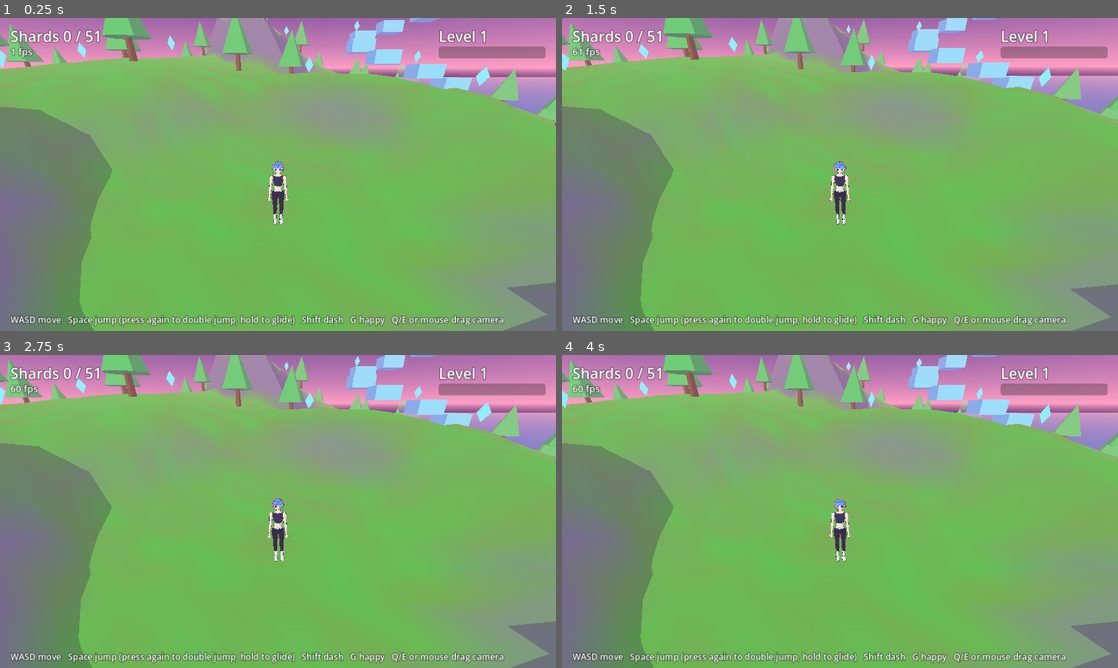
Above: before the commit, frames 1-4 (two rows, left to right).
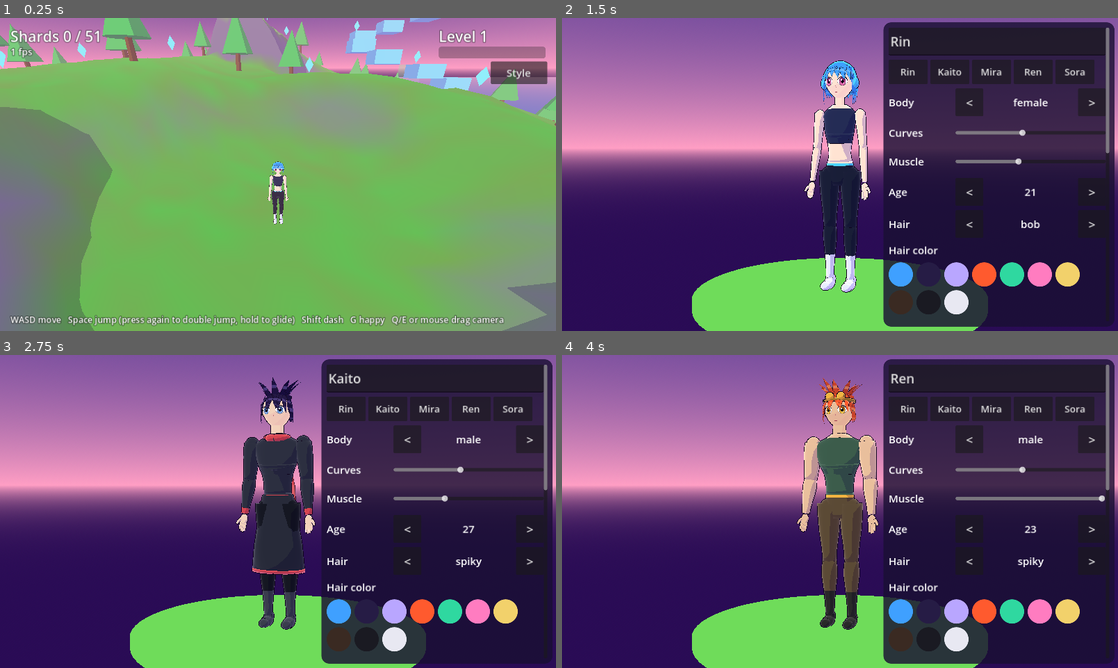
Above: after the commit, the same moments.

Repository: kutlusoy/game-quantumworld
Game: Godot game, scene res://scenes/world3d.tscn
Two runs of this game, one before a commit and one after it. Both use one fixed random seed, a clock stepped at 60 frames per second and the inputs below.
Inputs (mouse positions are in pixels of both pictures, inside the frame that each line leads up to):
- Up to frame 1 (0.25 s): no input
- Up to frame 2 (1.5 s): click (1079, 74) at 0.5 s, where only the run after the commit has a clickable "Style"; click (906, 71) at 1.25 s, where only the run after the commit has a clickable "Rin"
- Up to frame 3 (2.75 s): click (389, 408) at 2 s, where only the run after the commit has a clickable "Kaito"
- Up to frame 4 (4 s): click (990, 408) at 2.75 s, where only the run after the commit has a clickable "Mira"; click (1034, 408) at 3.5 s, where only the run after the commit has a clickable "Ren"

The runs differ from the first frame. In frame 1, 0.8% of the frame differs, in the area x 48-99%, y 13-49%; in frame 2, 100%, in the area x 0-100%, y 0-100%; in frame 3, 100%; in frame 4, 100%.

Commit message:
Load avatar from saved config, add Style button, update README

Diff:
--- a/scripts/world3d/game3d.gd
+++ b/scripts/world3d/game3d.gd
@@ -5,7 +5,7 @@
 const TerrainMesher = preload("res://scripts/world3d/terrain_mesher.gd")
 const TouchControls = preload("res://scripts/world3d/touch_controls.gd")
 const AnimeAvatar = preload("res://scripts/world3d/anime_avatar.gd")
-const AvatarPresets = preload("res://scripts/world3d/avatar_presets.gd")
+const AvatarConfig = preload("res://scripts/world3d/avatar_config.gd")
 const Challenge = preload("res://scripts/core3d/challenge.gd")
 const ChallengeTracker = preload("res://scripts/core3d/challenge_tracker.gd")
 const Progress = preload("res://scripts/core3d/progress.gd")
@@ -14,7 +14,6 @@
 const FP := 1024.0
 const WORLD_SEED := 20241111
 const MAX_LOG := 216000
-const AVATAR_PRESET := 0
 
 var world
 var sim
@@ -61,7 +60,7 @@
 	_build_rings()
 	AnimeAvatar.light_dir = sun.basis.z
 	avatar = AnimeAvatar.new()
-	avatar.build(AvatarPresets.get_preset(AVATAR_PRESET))
+	avatar.build(AvatarConfig.to_params(AvatarConfig.load_config()))
 	add_child(avatar)
 	cam = Camera3D.new()
 	cam.fov = 70.0
@@ -227,6 +226,15 @@
 	fps_label = _hud_label(layer, Vector2(24, 62), 22)
 	toast_label = _hud_label(layer, Vector2(24, 100), 30)
 	level_label = _hud_label(layer, Vector2(1010, 18), 34)
+	var style_btn := Button.new()
+	style_btn.text = "Style"
+	style_btn.position = Vector2(1130, 100)
+	style_btn.size = Vector2(130, 52)
+	style_btn.add_theme_font_size_override("font_size", 24)
+	style_btn.pressed.connect(func() -> void:
+		SaveStore.save_progress(save_data)
+		get_tree().change_scene_to_file("res://scenes/character_editor.tscn"))
+	layer.add_child(style_btn)
 	xp_bar = ProgressBar.new()
 	xp_bar.position = Vector2(1010, 66)
 	xp_bar.size = Vector2(246, 16)
